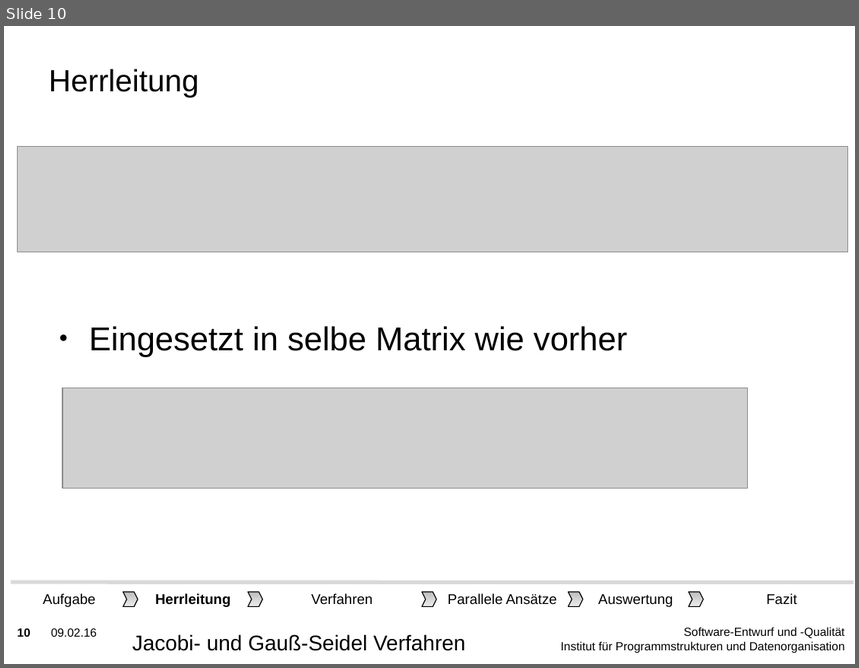
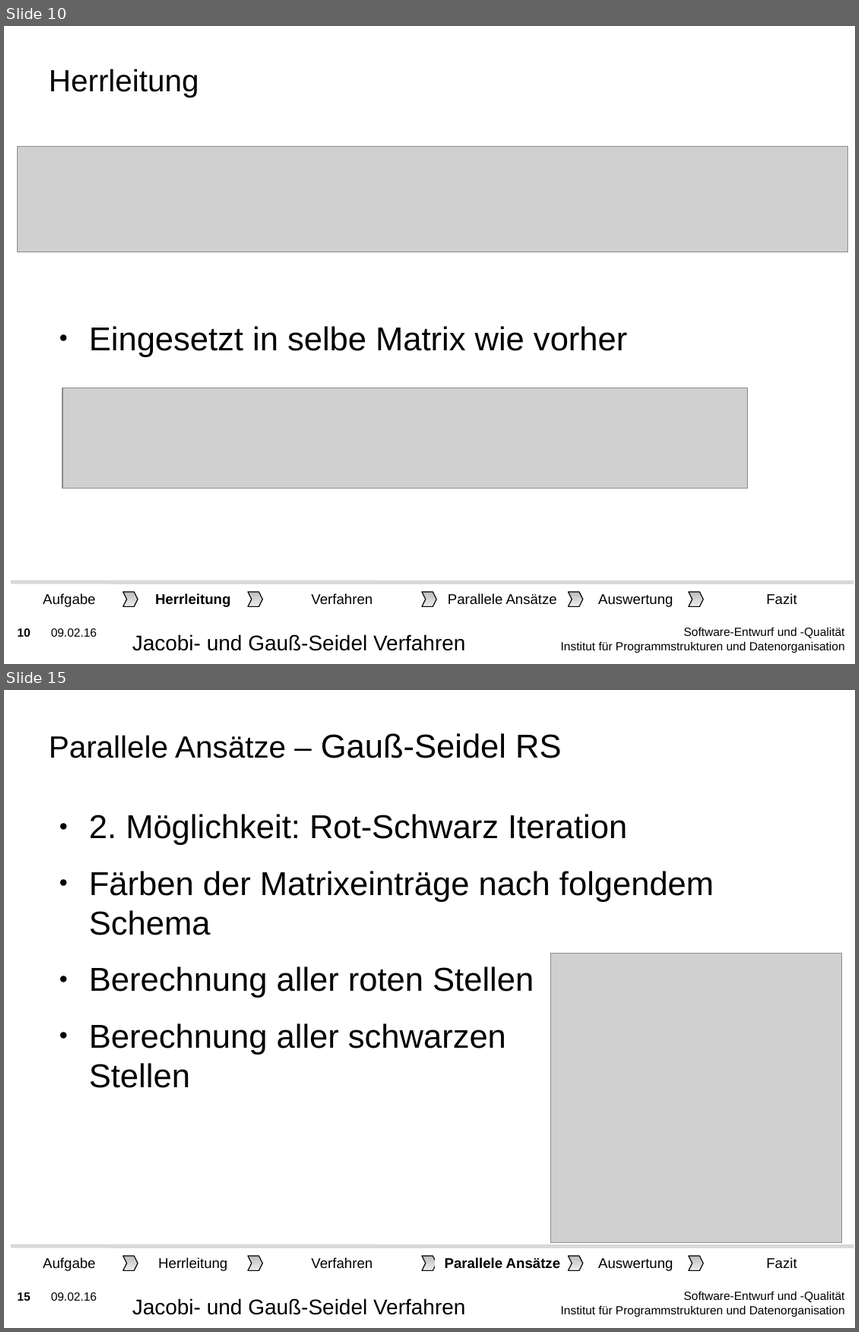
Before and after one commit to lutteropp/parallelDG, a slide deck: präsident/KIT-Masterslides-DE-SDQ.odp. Shown one above the other, each under a label of ours: slide 10 before the commit, slides 10 and 15 after it; the slides between them are not shown. The pictures are 859x668 and 859x1332 pixels, drawn with LibreOffice and Linux fonts; fonts in the diff are those of the drawing; grey boxes stand for pictures; background and template pictures are left out. Boxes give left, top, right and bottom in pixels: in the first picture for what was removed or moved away, otherwise in the second. Text is boxed around its words. In the diff, an @@ line names an element or a change of style, - is before the commit and + after.

Commit message:
aufgabe d gelöscht präsentation geupdatet

```diff
--- a/präsident/KIT-Masterslides-DE-SDQ.odp
+++ b/präsident/KIT-Masterslides-DE-SDQ.odp
@@ slide 15 added at (4, 690, 855, 1328), background picture (left out); not listed: 3 template elements that a slide beside it also shows @@
@@ title added at (49, 733, 561, 758), 26 pt, text #000000 @@
+Parallele Ansätze – Gauß-Seidel RS
@@ text added at (89, 814, 714, 1088), 28 pt, text #000000 @@
+● 2. Möglichkeit: Rot-Schwarz Iteration
+● Färben der Matrixeinträge nach folgendem Schema
+● Berechnung aller roten Stellen
+● Berechnung aller schwarzen
+  Stellen
@@ picture added at (551, 953, 842, 1243) @@
@@ group added at (11, 1246, 854, 1277): 6 rectangles, 5 freeform shapes, 1 line @@
+Herrleitung
+Auswertung
+Verfahren
+Fazit
+Aufgabe
+Parallele Ansätze
@@ text added at (132, 1299, 465, 1315), 18 pt, text #000000 @@
+Jacobi- und Gauß-Seidel Verfahren
```
Also in this commit, not shown: 4 slides changed, 5 other slides added, 53 other files.
